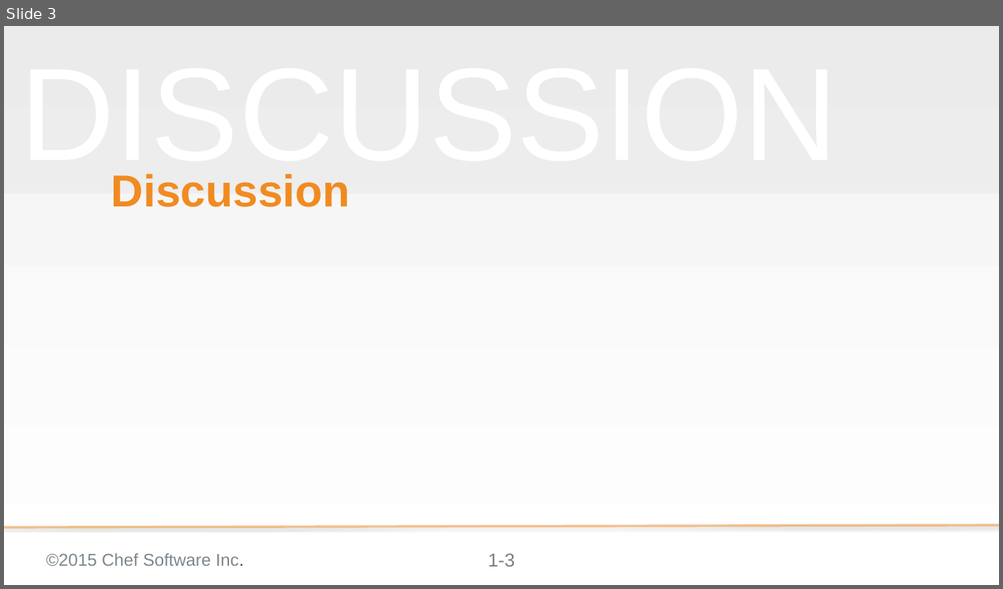
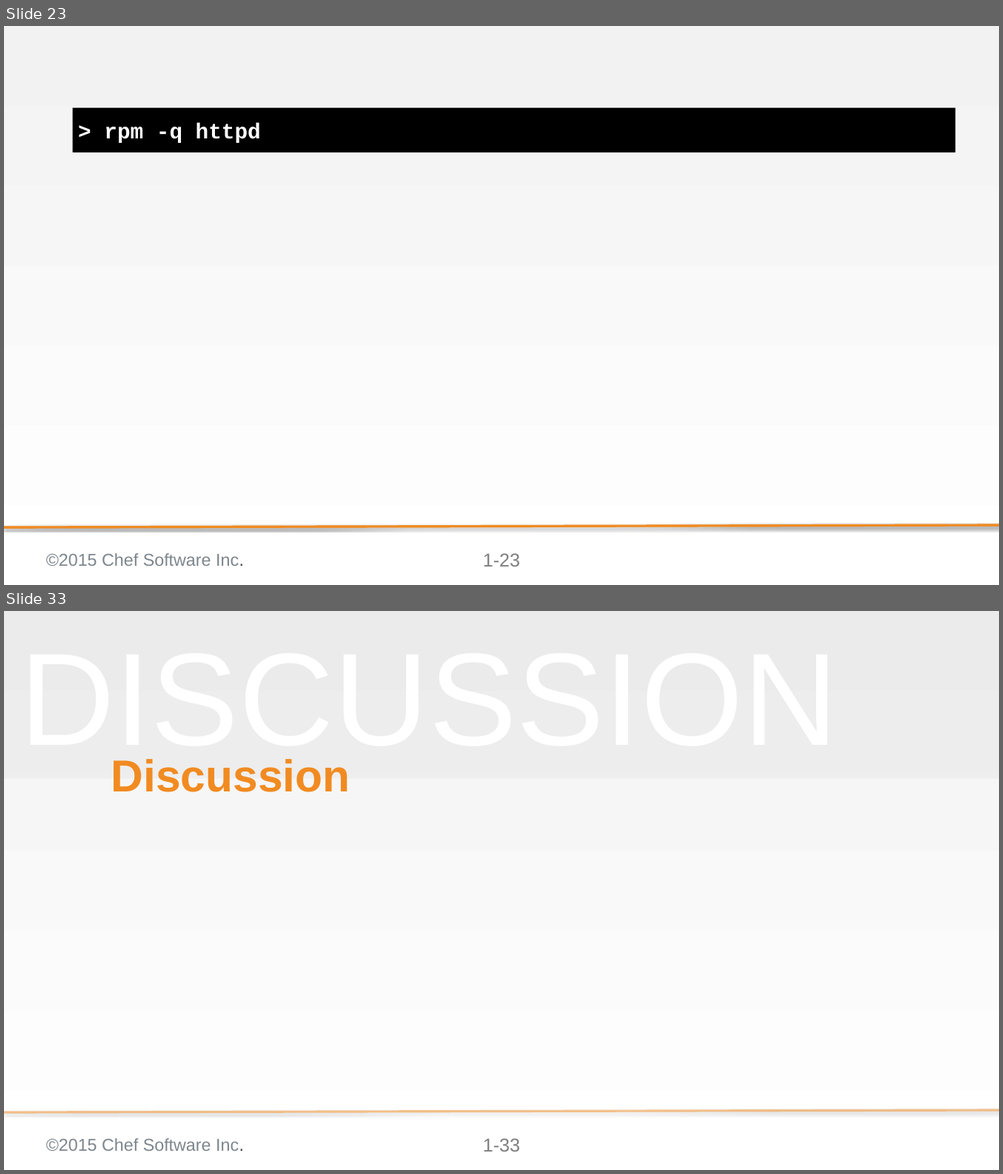
Before and after one commit to nathenharvey/chef-essentials, a slide deck: 03-Cookbooks-windows.pptx. Shown one above the other, each under a label of ours: slide 3 before the commit, slides 23 and 33 after it; the slides between them are not shown. The pictures are 1003x589 and 1003x1174 pixels, drawn with LibreOffice and Linux fonts; fonts in the diff are those of the drawing; background and template pictures are left out. Boxes give left, top, right and bottom in pixels: in the first picture for what was removed or moved away, otherwise in the second. Text is boxed around its words. In the diff, an @@ line names an element or a change of style, - is before the commit and + after.

```diff
--- a/03-Cookbooks-windows.pptx
+++ b/03-Cookbooks-windows.pptx
@@ slide 23 added at [4, 26, 999, 585], background gradient #F2F2F2 to #FFFFFF; not listed: 3 template elements that a slide beside it also shows @@
@@ text added at [73, 107, 955, 153], fill #000000, 28 pt, text #FFFFFF, bold @@
+> rpm -q httpd
@@ line added from (999, 526) to (4, 528), #F18B21 3 pt @@
@@ what was slide 3 is now slide 33 @@
@@ page number at [483, 1139, 520, 1152]: text changed @@
-1-3
+1-33
```
Also in this commit, not shown: 1 slide changed, 29 other slides added.
